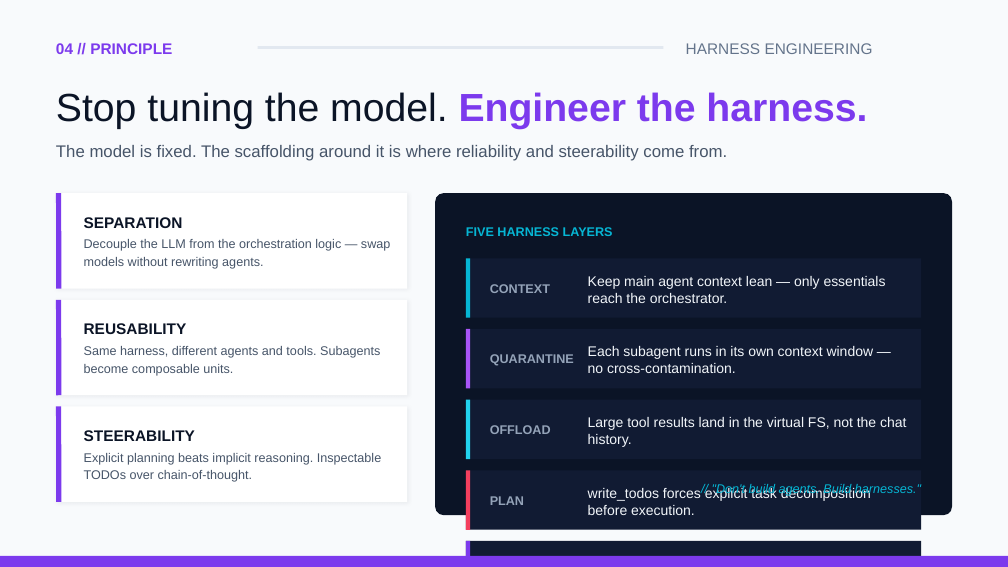
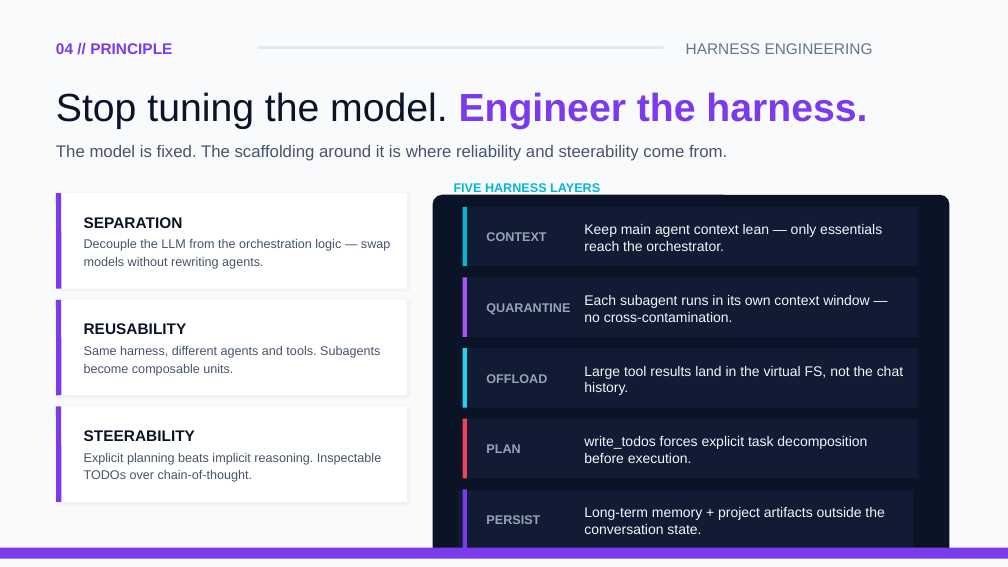
Before and after one commit to Sourav692/Deep_Agent_Demystified, a slide deck: slide 5 of workspace_pptx/deep-agents-presentation.pptx. Drawn at 1008x567 pixels with LibreOffice and Linux fonts; fonts in the diff are those of the drawing. Boxes give left, top, right and bottom in pixels: in the first picture for what was removed or moved away, otherwise in the second. Text is boxed around its words. In the diff, an @@ line names an element or a change of style, - is before the commit and + after.

```diff
--- a/workspace_pptx/deep-agents-presentation.pptx
+++ b/workspace_pptx/deep-agents-presentation.pptx
@@ text "FIVE HARNESS LAYERS" rewrapped from box(466, 227, 613, 236) to box(454, 182, 600, 195) @@
@@ rounded rectangle: place and size @@
-rounded rectangle at box(435, 194, 953, 515)
+rounded rectangle at box(432, 195, 950, 557)
@@ 9 texts, 3 lines, 3 rectangles: place and size @@
-9 texts, 3 lines, 3 rectangles at box(466, 258, 921, 567)
+9 texts, 3 lines, 3 rectangles at box(463, 207, 918, 534)
@@ 1 text, 1 rectangle, 1 line: place and size @@
-1 text, 1 rectangle, 1 line at box(466, 354, 921, 530)
+1 text, 1 rectangle, 1 line at box(463, 303, 918, 478)
@@ rectangle: place and size @@
-rectangle at box(466, 541, 921, 567)
+rectangle at box(458, 491, 913, 550)
@@ line moved from (468, 541) - (468, 567) to (465, 490) - (465, 549) @@
@@ text removed at box(712, 483, 921, 496) @@
-// "Don't build agents. Build harnesses."
@@ rectangle: place and size @@
-rectangle at box(0, 555, 1008, 566)
+rectangle at box(0, 547, 1008, 558)
```
Also in this commit, not shown: 3 other slides changed, 2 other files.
